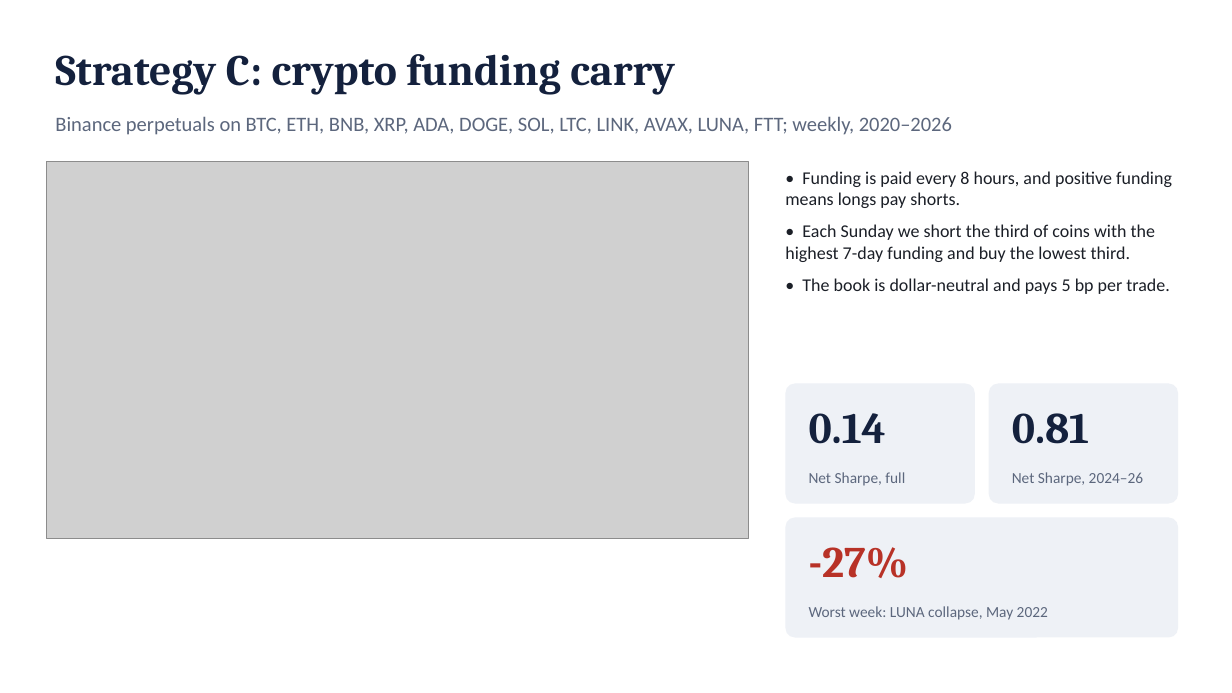
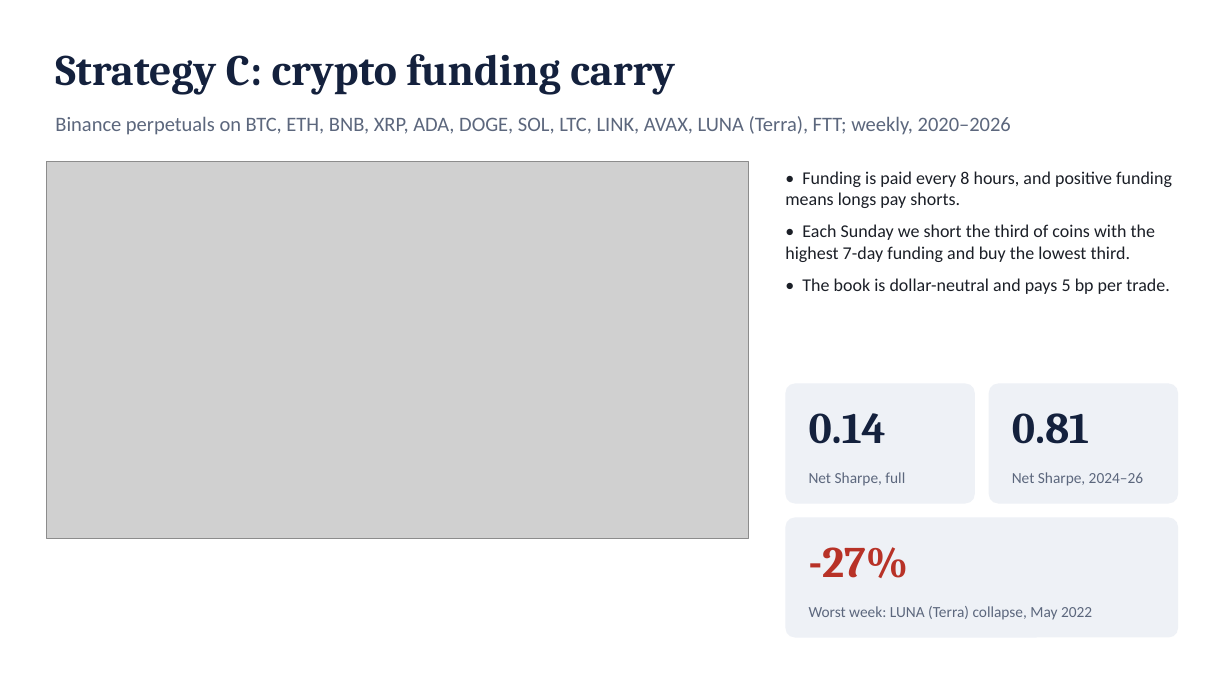
Before and after one commit to rezazamani2329/currency-crypto-carry, a slide deck: slide 7 of slides/presentation_10min.pptx. Drawn at 1232x693 pixels with LibreOffice and Linux fonts; fonts in the diff are those of the drawing; grey boxes stand for pictures. Boxes give left, top, right and bottom in pixels: in the first picture for what was removed or moved away, otherwise in the second. Text is boxed around its words. In the diff, an @@ line names an element or a change of style, - is before the commit and + after.

```diff
--- a/slides/presentation_10min.pptx
+++ b/slides/presentation_10min.pptx
@@ text at bbox=[55, 116, 1011, 135]: text changed @@
-Binance perpetuals on BTC, ETH, BNB, XRP, ADA, DOGE, SOL, LTC, LINK, AVAX, LUNA, FTT; weekly, 2020–2026
+Binance perpetuals on BTC, ETH, BNB, XRP, ADA, DOGE, SOL, LTC, LINK, AVAX, LUNA (Terra), FTT; weekly, 2020–2026
@@ text at bbox=[809, 606, 1092, 620]: text changed @@
-Worst week: LUNA collapse, May 2022
+Worst week: LUNA (Terra) collapse, May 2022
```
Also in this commit, not shown: 1 other slide changed, 6 other files.
